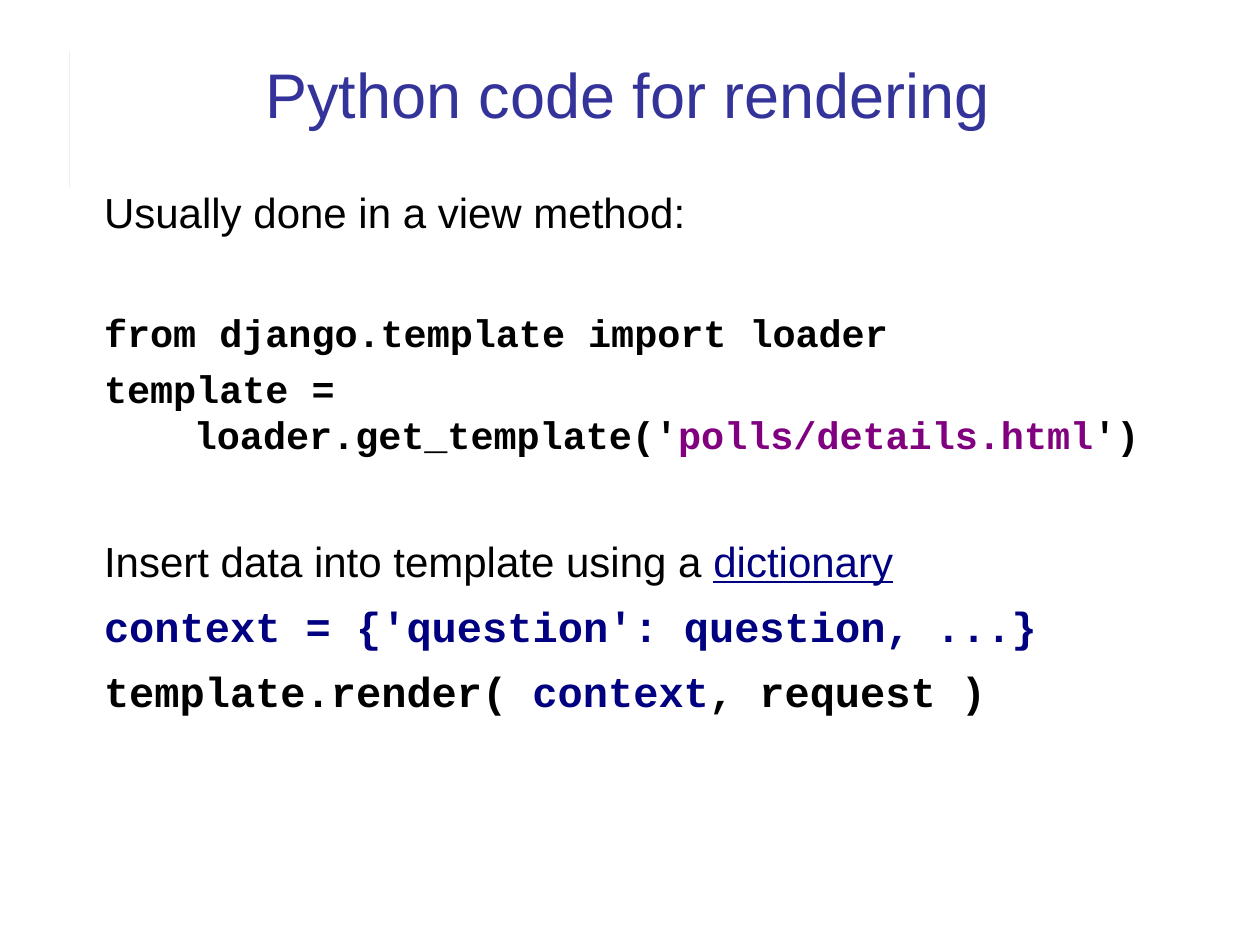
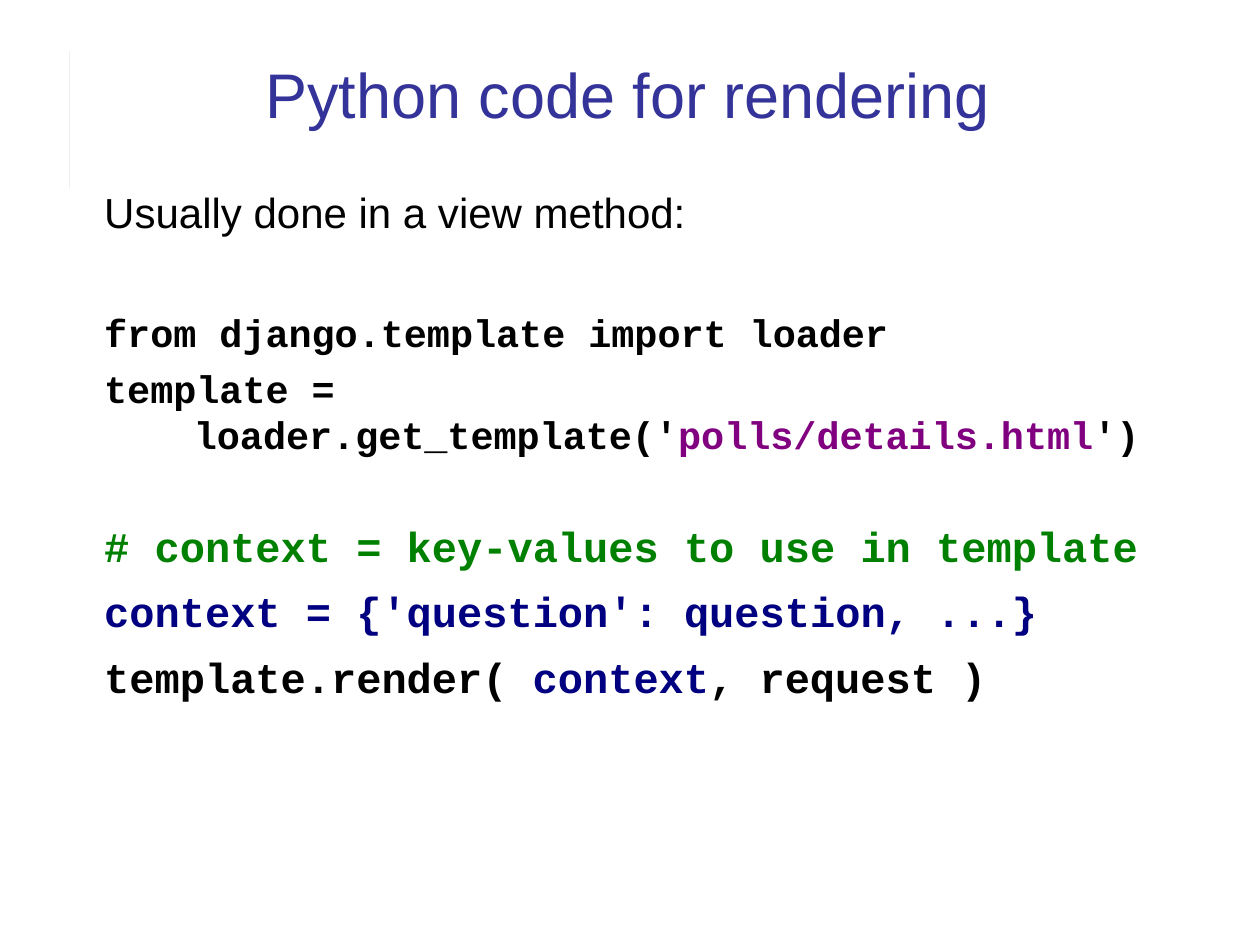
Before and after one commit to cpske/ISP, a slide deck: slide 11 of django/Django-review-1.ppt. Drawn at 1260x945 pixels with LibreOffice and Linux fonts; fonts in the diff are those of the drawing. Boxes give left, top, right and bottom in pixels: in the first picture for what was removed or moved away, otherwise in the second. Text is boxed around its words. In the diff, an @@ line names an element or a change of style, - is before the commit and + after.

```diff
--- a/django/Django-review-1.ppt
+++ b/django/Django-review-1.ppt
@@ text at <box>155,532,1138,571</box>: text changed; font Arial to Courier New; text colour #000000 to #008000; bold on @@
-Insert data into template using a dictionary
+# context = key-values to use in template
```
Also in this commit, not shown: 3 other slides changed, 2 slides added, 3 other files.
